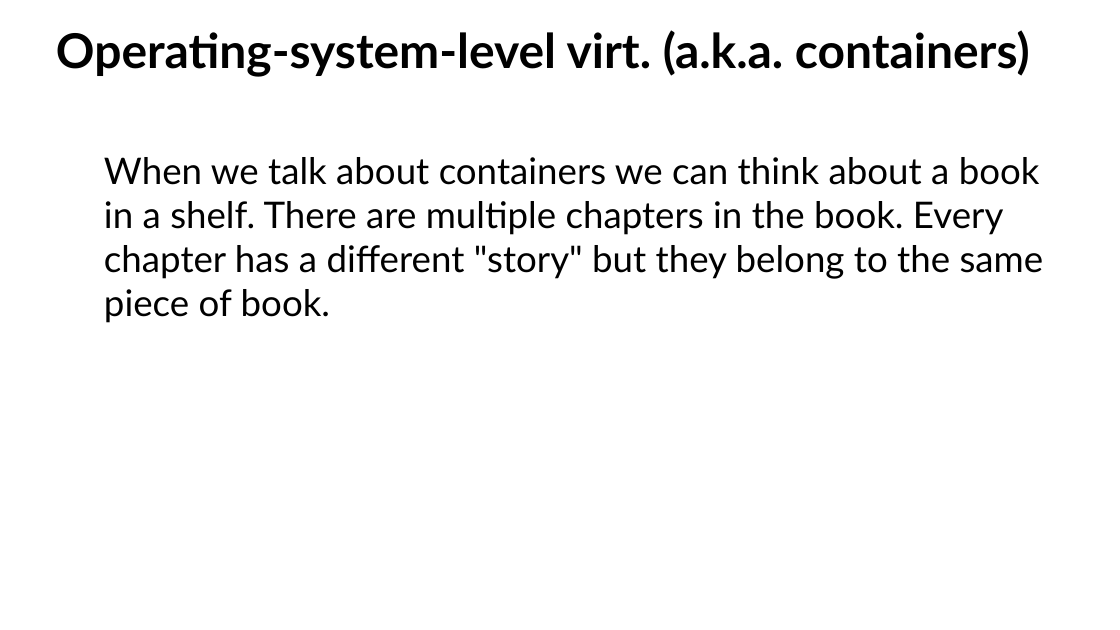
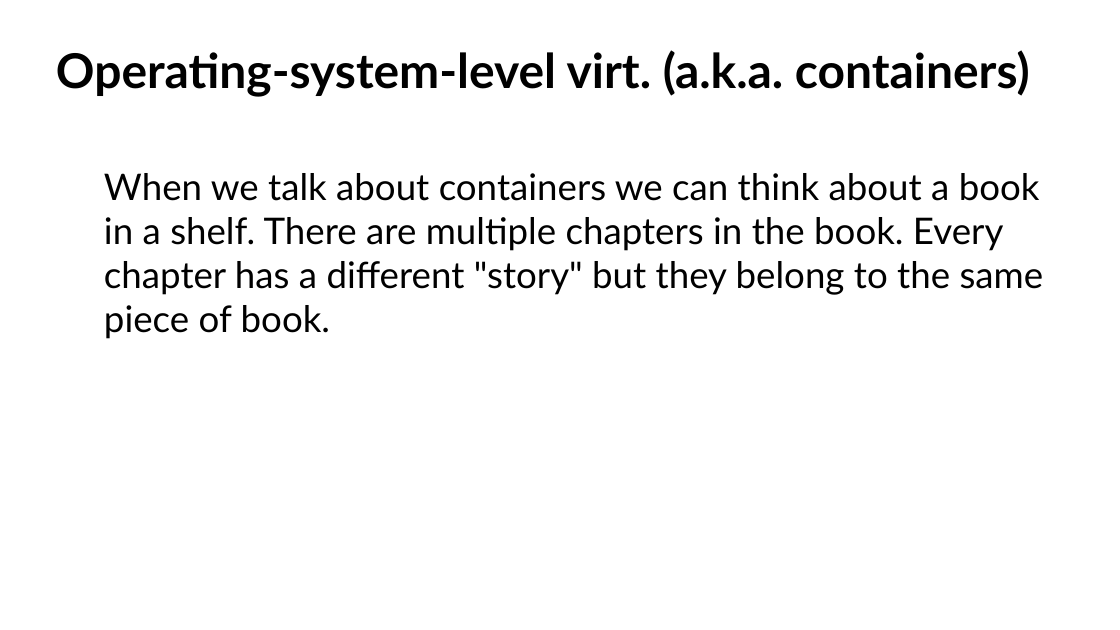
Before and after one commit to djz88/docs, a slide deck: slide 9 of kontejnery/kernel_isolation_linuxdays2017.odp. Drawn at 1120x630 pixels with LibreOffice and Linux fonts; fonts in the diff are those of the drawing; background and template pictures are left out. Boxes give left, top, right and bottom in pixels: in the first picture for what was removed or moved away, otherwise in the second. Text is boxed around its words. In the diff, an @@ line names an element or a change of style, - is before the commit and + after.

```diff
--- a/kontejnery/kernel_isolation_linuxdays2017.odp
+++ b/kontejnery/kernel_isolation_linuxdays2017.odp
@@ title "Operating-system-level virt. (a.k.a. containers)": place and size @@
-title "Operating-system-level virt. (a.k.a. containers)" at bbox=[56, 30, 1030, 77]
+title "Operating-system-level virt. (a.k.a. containers)" at bbox=[56, 50, 1030, 97]
@@ text "When we talk about containers ...": place and size @@
-text "When we talk about containers ..." at bbox=[104, 157, 1044, 323]
+text "When we talk about containers ..." at bbox=[104, 173, 1044, 339]
```
Also in this commit, not shown: 15 other slides changed, 2 slides added, 14 slides removed, 1 other file.
